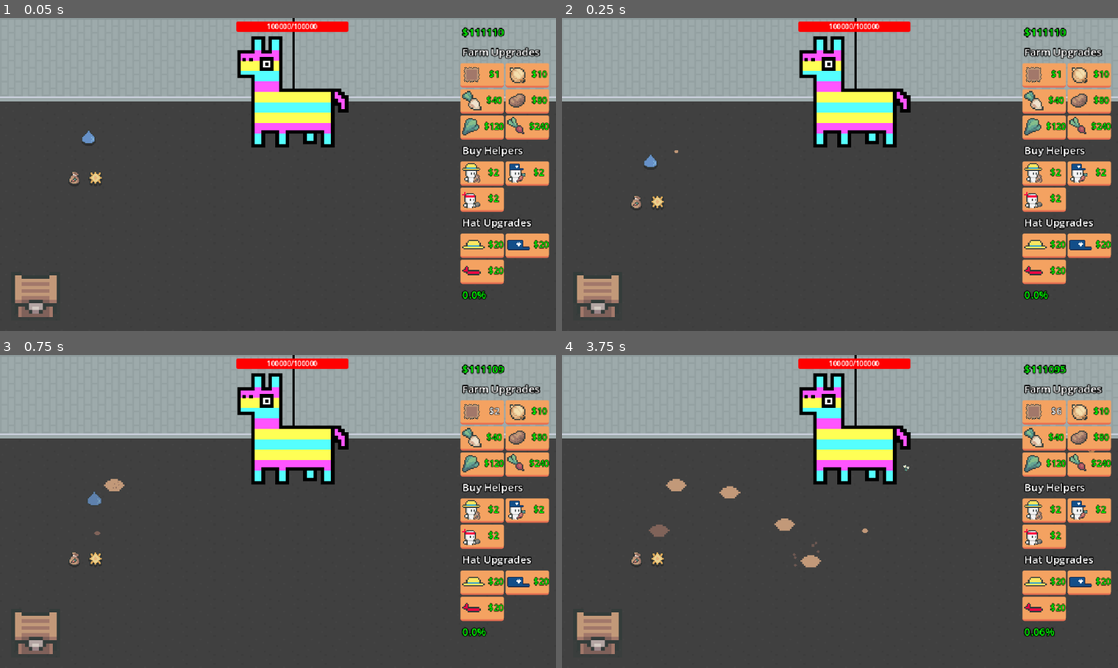
Above: before the commit, frames 1-4 (two rows, left to right).
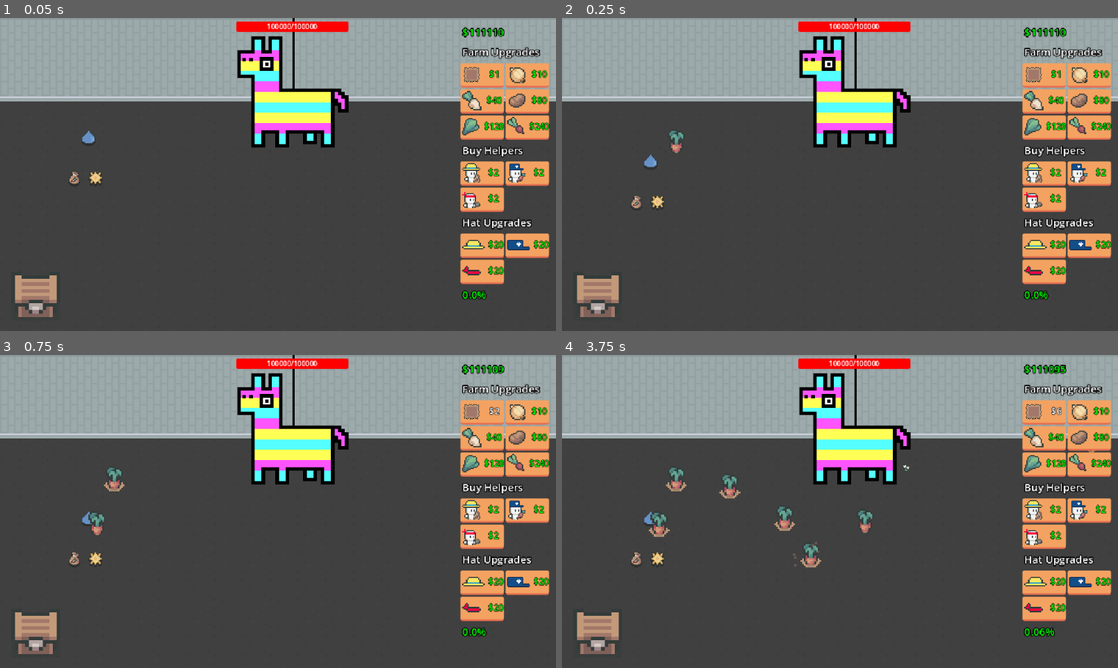
Above: after the commit, the same moments.

Repository: eric-marsh/farminata
Game: Godot game, scene res://scene/scene_switcher.tscn
Two runs of this game, one before a commit and one after it. Both use one fixed random seed, a clock stepped at 60 frames per second and the inputs below. Sound files missing from this copy of the repository are replaced by a short silence.
Inputs:
- Up to frame 1 (0.05 s): no input
- Up to frame 2 (0.25 s): no input
- Up to frame 3 (0.75 s): click "$1" at 0.5 s
- Up to frame 4 (3.75 s): click "$2" at 1.25 s; click "$3" at 2 s; click "$4" at 2.75 s; click "$5" at 3.5 s

Frame 1 is identical in both runs. In frame 2, 0.1% of the frame differs, in the area x 19-22%, y 36-44%; in frame 3, 0.3%; in frame 4, 0.8%, in the area x 14-56%, y 36-68%.
Error in both runs: Out of bounds get index '0' (on base: 'Array[Node]') (res://scene/plots_container.gd:9)

Commit message:
fix plucker bug

Diff:
--- a/script/debug.gd
+++ b/script/debug.gd
@@ -1,4 +1,6 @@
 extends Node
+
+var ALL_FULL_CROPS_AT_START:bool = true
 
 var DEBUG_SHOW_HELPER_STATE: bool = false
 
@@ -11,7 +13,7 @@
 
 var KEEP_PLOTS_ON_START:bool = false
 
-var ALL_FULL_CROPS_AT_START:bool = false
+
 
 var DEBUG_ALWAYS_MUTE:bool = true
 
--- a/script/helper/helper.gd
+++ b/script/helper/helper.gd
@@ -66,6 +66,10 @@
 
 	if state == Enum.Helper_State.Wander and Globals.Main and Globals.Main.global_timer % 20 == 0:
 		check_for_tasks_to_do()
+
+
+	if state == Enum.Helper_State.Pluck_Crop && target_plot.plot_growth_state != Enum.Plot_Growth_State.Full:
+		set_state(Enum.Helper_State.Idle)
 
 	if Debug.DEBUG_SHOW_HELPER_STATE:
 		$StateLabel.text = str(Util.get_helper_state_string(state), "\n", Util.get_helper_type_string(helper_type))
@@ -249,7 +253,8 @@
 			target_plot = null
 			set_state(Enum.Helper_State.Idle)
 		Enum.Helper_State.Pluck_Crop:
-			target_plot.pluck_crop()
+			if target_plot.plot_growth_state == Enum.Plot_Growth_State.Full:
+				target_plot.pluck_crop()
 			target_plot = null
 			set_state(Enum.Helper_State.Idle)
 		_:
